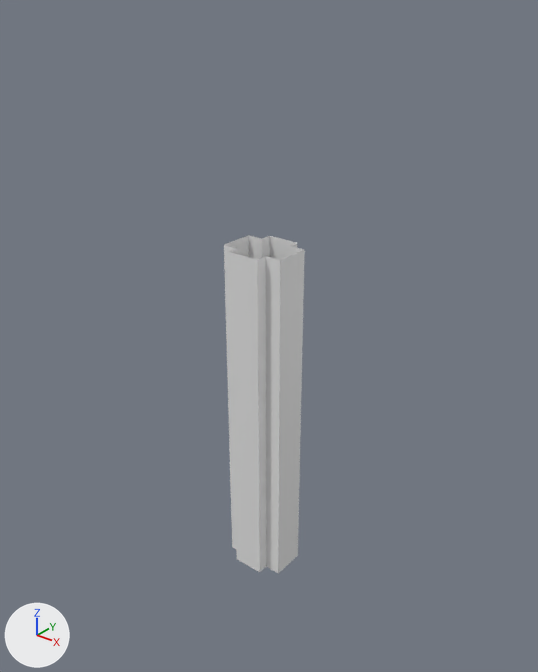
One commit to the FBX model Assets/Project/Art/Environment/Kit Bal/Architecture/WallArch/SM_WallArchColumn_BallRoom.fbx: the scene before it, then after it.
Camera for both pictures: a 50 mm camera at (4.14, -1.86, 17.01) aimed at (-5.22, 9.84, 9.75). Lighting does not change. The marker at lower left points along +X, +Y and +Z. Materials are left out; every surface is plain grey. Where no turn or scale is listed for an object, it has been applied to the vertices.

Objects in the first picture: 'SM_WallArchColumn_BallRoom'.
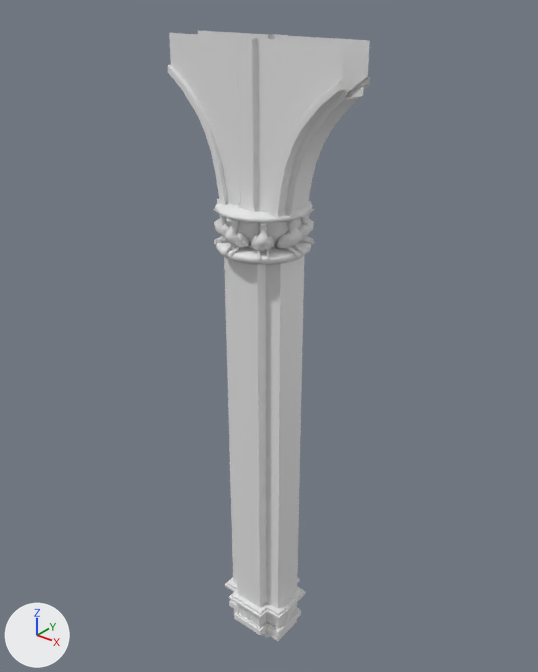
Commit message: Changed Arch BallRoom

Changed parts and their boxes [x1, y1, x2, y2] in the pictures (538 x 672 px):
'SM_WallArchColumn_BallRoom', reshaped (150% wider, 81% taller)
    before: [224, 235, 305, 573]
    after: [167, 30, 371, 641]
part 1 of me_sm_wallarchcolumn_ballroom, added
    after: [167, 30, 371, 265]
part 2 of me_sm_wallarchcolumn_ballroom, added
    after: [225, 547, 306, 641]

What the commit changed:
me_sm_wallarchcolumn_ballroom is used by ob_sm_wallarchcolumn_ballroom; location (-5.0, 9.0, 4.0).
me_sm_wallarchcolumn_ballroom had 140 vertices, 112 faces and spanned x -0.74..0.74, y -0.25..1.05, z 0.0..8.0.
me_sm_wallarchcolumn_ballroom now has 2083 vertices, 2243 faces and spans x -2.0..2.0, y -0.62..1.42, z -2.48..12.0.
me_sm_wallarchcolumn_ballroom part 1: 1348 vertices added at x -2.0..2.0, y -0.62..1.42, z 7.94..12.0.
me_sm_wallarchcolumn_ballroom part 2: 595 vertices added at x -0.9..0.9, y -0.41..1.21, z -2.48..0.0.
